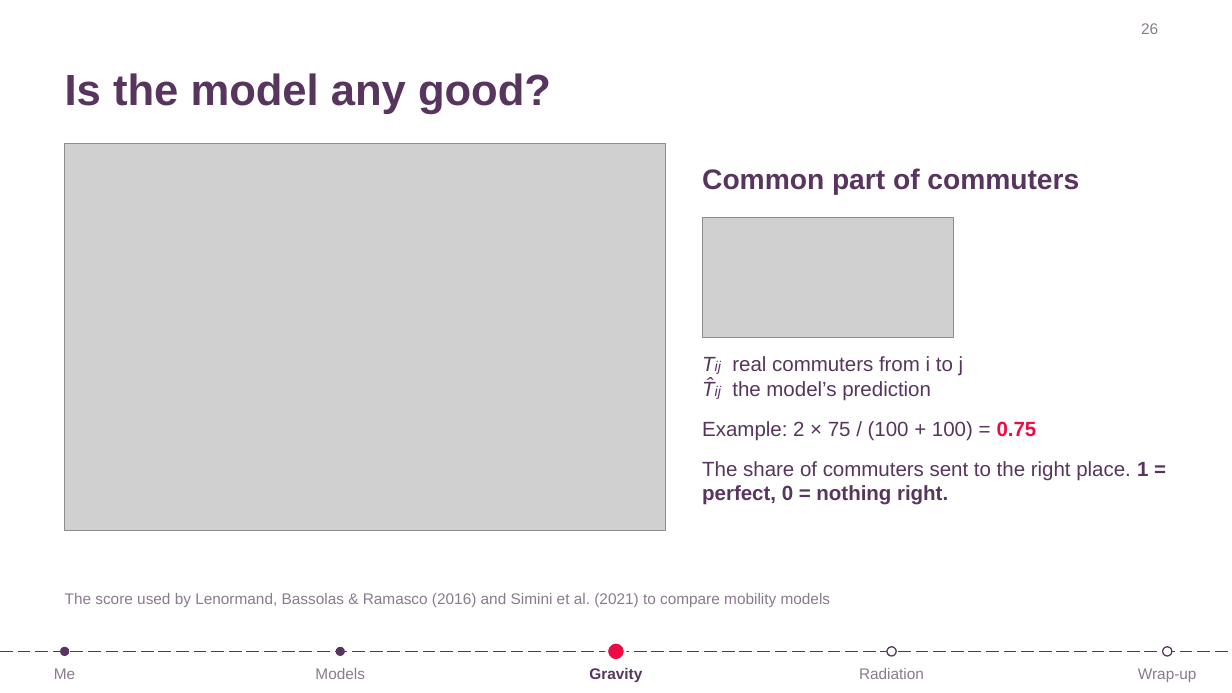
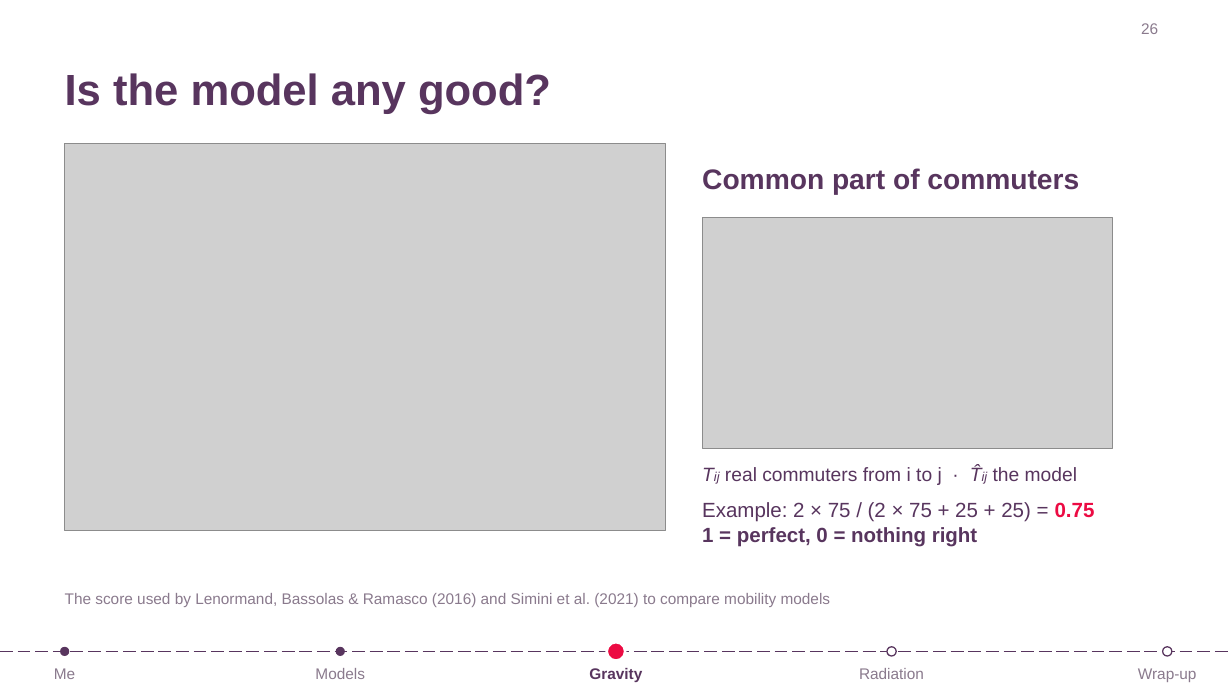
Before and after one commit to lalessan/mobility-models, a slide deck: slide 26 of slides/lecture_mobility_models.pptx. Drawn at 1232x693 pixels with LibreOffice and Linux fonts; fonts in the diff are those of the drawing; grey boxes stand for pictures. Boxes give left, top, right and bottom in pixels: in the first picture for what was removed or moved away, otherwise in the second. Text is boxed around its words. In the diff, an @@ line names an element or a change of style, - is before the commit and + after.

```diff
--- a/slides/lecture_mobility_models.pptx
+++ b/slides/lecture_mobility_models.pptx
@@ picture: place and size @@
-picture at <box>702,217,954,337</box>
+picture at <box>702,217,1113,448</box>
@@ text at <box>702,466,1095,547</box>: text changed @@
-Tij real commuters from i to j
-T̂ij the model’s prediction
-Example: 2 × 75 / (100 + 100) = 0.75
-The share of commuters sent to the right place. 1 = perfect, 0 = nothing right.
+Tij real commuters from i to j · T̂ij the model
+Example: 2 × 75 / (2 × 75 + 25 + 25) = 0.75
+1 = perfect, 0 = nothing right
```
Also in this commit, not shown: 2 other files.
